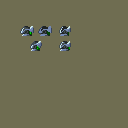
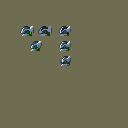
Layered file, before and after one edit (128x128). Changes by layer:
painted on "Main" over left=60, top=56, right=71, bottom=66
